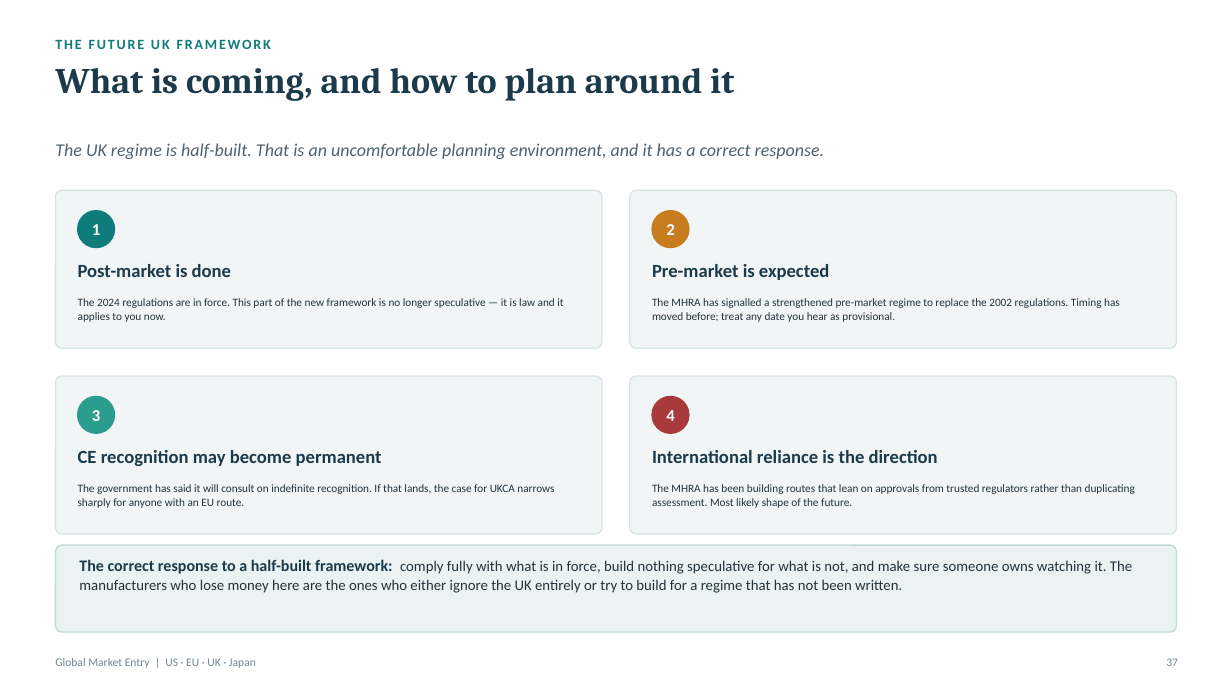
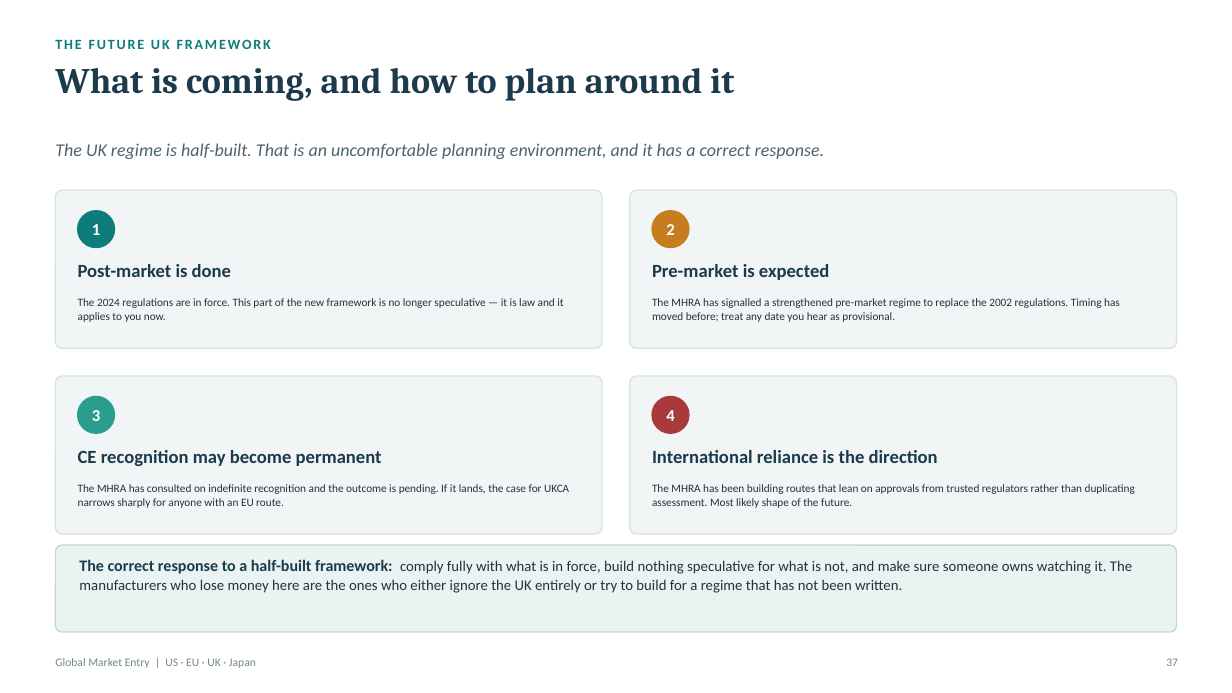
Before and after one commit to Jordantelder/my-website, a slide deck: slide 37 of seminars/global-market-entry/Global_Market_Entry_Seminar.pptx. Drawn at 1232x693 pixels with LibreOffice and Linux fonts; fonts in the diff are those of the drawing. Boxes give left, top, right and bottom in pixels: in the first picture for what was removed or moved away, otherwise in the second. Text is boxed around its words. In the diff, an @@ line names an element or a change of style, - is before the commit and + after.

```diff
--- a/seminars/global-market-entry/Global_Market_Entry_Seminar.pptx
+++ b/seminars/global-market-entry/Global_Market_Entry_Seminar.pptx
@@ text at (x1=78, y1=484, x2=569, y2=508): text changed @@
-The government has said it will consult on indefinite recognition. If that lands, the case for UKCA narrows sharply for anyone with an EU route.
+The MHRA has consulted on indefinite recognition and the outcome is pending. If it lands, the case for UKCA narrows sharply for anyone with an EU route.
```
Also in this commit, not shown: 3 other slides changed, 2 other files.
